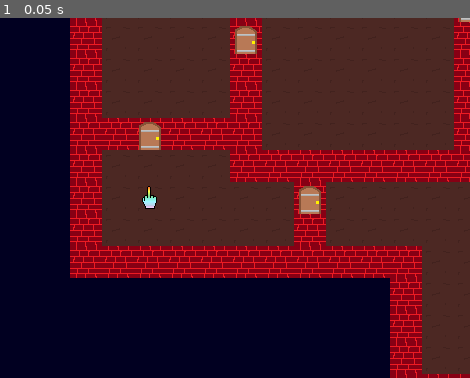
Above: before the commit, frame 1.
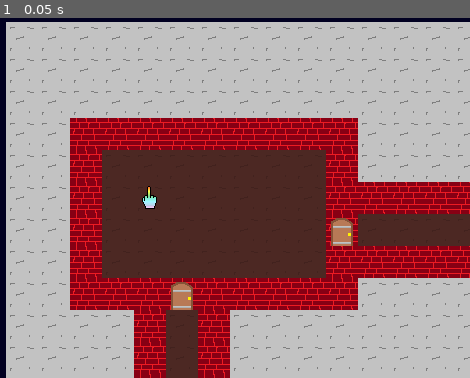
Above: after the commit, the same moment.

Repository: Nairu/CGJ-2019
Game: Godot game, scene res://Scene1.tscn
Two runs of this game, one before a commit and one after it. Both use one fixed random seed, a clock stepped at 60 frames per second and the inputs below. Before the commit the project has no main scene; this scene is started directly in both runs.
Inputs:
- Up to frame 1 (0.05 s): no input

The runs differ from the first frame. In frame 1, 79% of the frame differs, in the area x 1-100%, y 0-100%.

Commit message:
Added rudimentary level editor

Diff:
--- a/CGJ-2019/Game.gd
+++ b/CGJ-2019/Game.gd
@@ -1,9 +1,85 @@
 extends Node2D
 
-# Declare member variables here. Examples:
-# var a = 2
-# var b = "text"
+# Constant Values -------------------------------------------------
+const TILE_SIZE = 32
+enum Tile {Door, Floor, Wall, Stone}
+var map_image = preload("res://Maps/MapTest1.png")
+
+# Current Level ---------------------------------------------------
+var level_num = 0
+var map = []
+
+# Node References -------------------------------------------------
+onready var tile_map = $TileMap
+onready var player = $Player
+
+# Game State ------------------------------------------------------
+var player_tile = Vector2(0,0)
+var score = 0
+
+# Functions -------------------------------------------------------
+
 
 # Called when the node enters the scene tree for the first time.
 func _ready():
 	OS.set_window_size(Vector2(1280, 720))
+	build_level()
+	update_visuals()
+
+func build_level():
+	map.clear()
+	tile_map.clear()
+
+	var level_size_x = 30
+	var level_size_y = 30
+	# Load the image as pixel data.
+	map_image = Image.new()
+	map_image.load("res://Maps/MapTest1.png")
+	level_size_x = map_image.get_width()
+	level_size_y = map_image.get_height()
+	map_image.lock()
+
+	if (map_image):
+		for x in range(level_size_x):
+			map.append([])
+			for y in range(level_size_y):
+				# Get the pixel and do different things based on its color.
+				var color = map_image.get_pixel(x, y)
+				print (color)
+				if color.r8 == 255 and color.g8 == 255 and color.b8 == 255:
+					player_tile = Vector2(x, y)
+					map[x].append(Tile.Floor)
+					tile_map.set_cell(x, y, Tile.Floor)
+				elif color.r8 == 255:
+					map[x].append(Tile.Wall)
+					tile_map.set_cell(x, y, Tile.Wall)
+				elif color.g8 == 255:
+					map[x].append(Tile.Door)
+					tile_map.set_cell(x, y, Tile.Door)
+				elif color.b8 == 255:
+					map[x].append(Tile.Floor)
+					tile_map.set_cell(x, y, Tile.Floor)
+				else:
+					map[x].append(Tile.Stone)
+					tile_map.set_cell(x, y, Tile.Stone)
+		map_image.unlock()
+
+func _input(event):
+	if !event.is_pressed():
+		return
+
+	if event.is_action("Left"):
+		try_move(-1, 0)
+	elif event.is_action("Right"):
+		try_move(1, 0)
+	elif event.is_action("Up"):
+		try_move(-1, 0)
+	elif event.is_action("Down"):
+		try_move(1, 0)
+
+func try_move(dx, dy):
+	var x = player_tile.x + dx
+	var y = player_tile.y + dy
+
+func update_visuals():
+	player.position = player_tile * TILE_SIZE
--- a/CGJ-2019/Scene1.tscn
+++ b/CGJ-2019/Scene1.tscn
@@ -1,18 +1,19 @@
-[gd_scene load_steps=9 format=2]
+[gd_scene load_steps=10 format=2]
 
 [ext_resource path="res://Game.gd" type="Script" id=1]
 [ext_resource path="res://Door/Shitty Door.png" type="Texture" id=2]
 [ext_resource path="res://Floor/Shitty Floor.png" type="Texture" id=3]
 [ext_resource path="res://Wall/Shitty Wall.png" type="Texture" id=4]
-[ext_resource path="res://Player/images.png" type="Texture" id=5]
+[ext_resource path="res://Stone/Shitty Stone.png" type="Texture" id=5]
+[ext_resource path="res://Player/images.png" type="Texture" id=6]
+
+[sub_resource type="ConvexPolygonShape2D" id=1]
+points = PoolVector2Array( 0, 0, 32, 0, 32, 32, 0, 32 )
 
 [sub_resource type="ConvexPolygonShape2D" id=2]
 points = PoolVector2Array( 0, 0, 32, 0, 32, 32, 0, 32 )
 
-[sub_resource type="ConvexPolygonShape2D" id=3]
-points = PoolVector2Array( 0, 0, 32, 0, 32, 32, 0, 32 )
-
-[sub_resource type="TileSet" id=1]
+[sub_resource type="TileSet" id=3]
 0/name = "Shitty Door.png 0"
 0/texture = ExtResource( 2 )
 0/tex_offset = Vector2( 0, 0 )
@@ -51,23 +52,33 @@
 "autotile_coord": Vector2( 0, 0 ),
 "one_way": false,
 "one_way_margin": 1.0,
-"shape": SubResource( 3 ),
+"shape": SubResource( 2 ),
 "shape_transform": Transform2D( 1, 0, 0, 1, 0, 0 )
 } ]
 2/z_index = 0
+3/name = "Shitty Stone.png 3"
+3/texture = ExtResource( 5 )
+3/tex_offset = Vector2( 0, 0 )
+3/modulate = Color( 1, 1, 1, 1 )
+3/region = Rect2( 0, 0, 32, 32 )
+3/tile_mode = 0
+3/occluder_offset = Vector2( 0, 0 )
+3/navigation_offset = Vector2( 0, 0 )
+3/shapes = [  ]
+3/z_index = 0
 
 [node name="Game" type="Node2D"]
 script = ExtResource( 1 )
 
-[node name="GameWorld" type="TileMap" parent="."]
-tile_set = SubResource( 1 )
+[node name="TileMap" type="TileMap" parent="."]
+tile_set = SubResource( 3 )
 cell_size = Vector2( 32, 32 )
 format = 1
 tile_data = PoolIntArray( -196606, 2, 0, -196605, 2, 0, -196604, 2, 0, -196603, 2, 0, -196602, 2, 0, -196601, 2, 0, -19 …(3057 unchanged characters)…
 
 [node name="Player" type="Sprite" parent="."]
 position = Vector2( 128, 128 )
-texture = ExtResource( 5 )
+texture = ExtResource( 6 )
 centered = false
 
 [node name="Camera2D" type="Camera2D" parent="Player"]
@@ -77,5 +88,3 @@
 drag_margin_top = 0.0
 drag_margin_right = 0.0
 drag_margin_bottom = 0.0
-
-[node name="UI" type="CanvasLayer" parent="."]
--- a/CGJ-2019/project.godot
+++ b/CGJ-2019/project.godot
@@ -16,6 +16,7 @@
 [application]
 
 config/name="CGJ-2019"
+run/main_scene="res://Scene1.tscn"
 boot_splash/bg_color=Color( 0.12549, 0.12549, 0.12549, 1 )
 config/icon="res://icon.png"
 
@@ -25,6 +26,29 @@
 window/size/height=360
 window/stretch/mode="viewport"
 
+[input]
+
+Up={
+"deadzone": 0.5,
+"events": [ Object(InputEventKey,"resource_local_to_scene":false,"resource_name":"","device":0,"alt":false,"shift":false,"control":false,"meta":false,"command":false,"pressed":false,"scancode":16777232,"unicode":0,"echo":false,"script":null)
+ ]
+}
+Down={
+"deadzone": 0.5,
+"events": [ Object(InputEventKey,"resource_local_to_scene":false,"resource_name":"","device":0,"alt":false,"shift":false,"control":false,"meta":false,"command":false,"pressed":false,"scancode":16777234,"unicode":0,"echo":false,"script":null)
+ ]
+}
+Left={
+"deadzone": 0.5,
+"events": [ Object(InputEventKey,"resource_local_to_scene":false,"resource_name":"","device":0,"alt":false,"shift":false,"control":false,"meta":false,"command":false,"pressed":false,"scancode":16777231,"unicode":0,"echo":false,"script":null)
+ ]
+}
+Right={
+"deadzone": 0.5,
+"events": [ Object(InputEventKey,"resource_local_to_scene":false,"resource_name":"","device":0,"alt":false,"shift":false,"control":false,"meta":false,"command":false,"pressed":false,"scancode":16777233,"unicode":0,"echo":false,"script":null)
+ ]
+}
+
 [rendering]
 
 environment/default_clear_color=Color( 0.00784314, 0, 0.133333, 1 )
Binary file added: CGJ-2019/Maps/MapTest1.png
Not shown, added: CGJ-2019/Maps/MapTest1.png.import
Not shown: 1 places in CGJ-2019/Scene1.tscn that only renumber resources
Binary file added: CGJ-2019/Stone/Shitty Stone.png
Not shown, added: CGJ-2019/Stone/Shitty Stone.png.import
